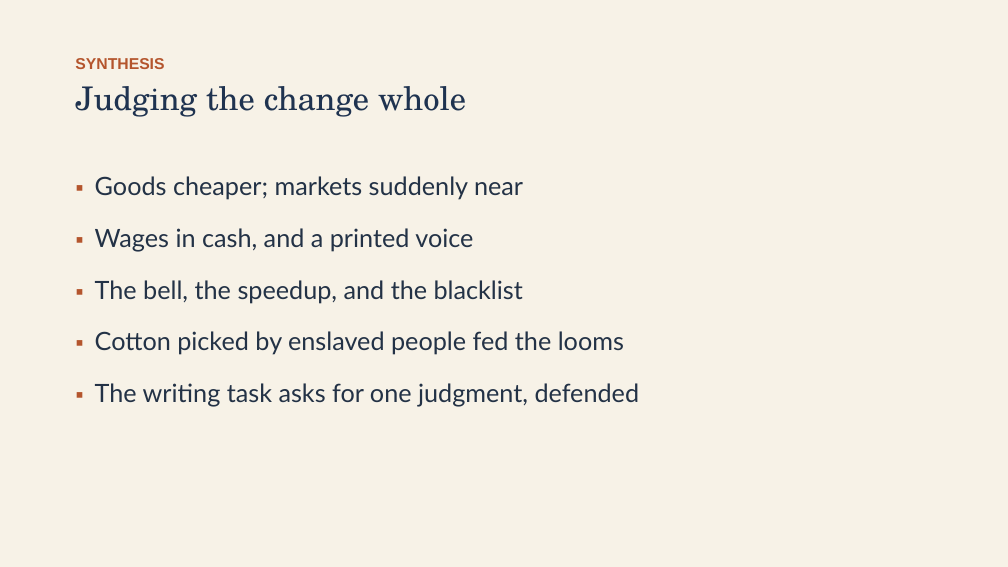
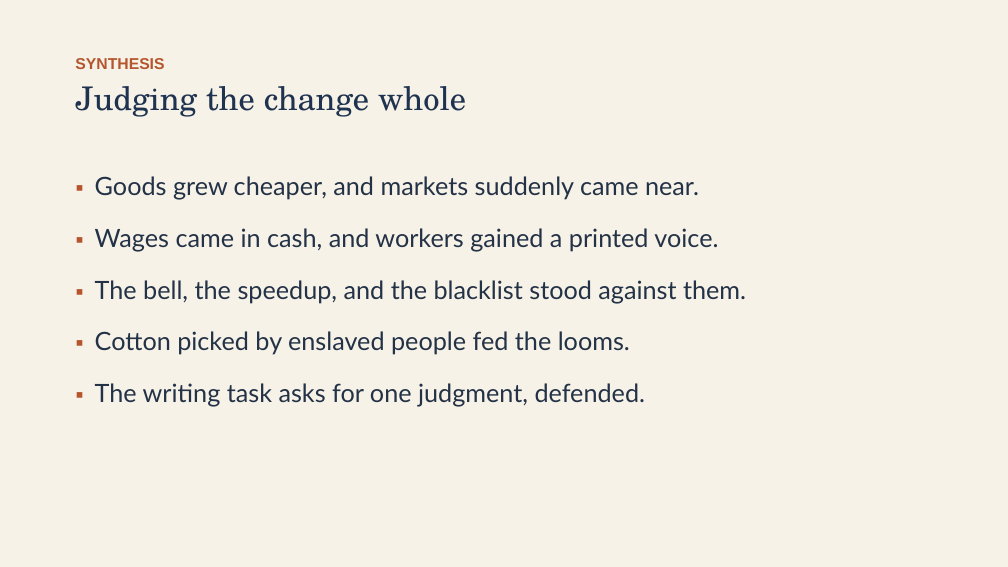
Before and after one commit to ab17gthb/humanities-curriculum-group, a slide deck: slide 27 of jackson-reform/lesson-05/lesson-05-slides.pptx. Drawn at 1008x567 pixels with LibreOffice and Linux fonts; fonts in the diff are those of the drawing. Boxes give left, top, right and bottom in pixels: in the first picture for what was removed or moved away, otherwise in the second. Text is boxed around its words. In the diff, an @@ line names an element or a change of style, - is before the commit and + after.

Commit message:
Rollout: JR L5 reworked and live (Market Revolution)

```diff
--- a/jackson-reform/lesson-05/lesson-05-slides.pptx
+++ b/jackson-reform/lesson-05/lesson-05-slides.pptx
@@ text at <box>95,176,746,406</box>: text changed @@
-▪ Goods cheaper; markets suddenly near
-▪ Wages in cash, and a printed voice
-▪ The bell, the speedup, and the blacklist
-▪ Cotton picked by enslaved people fed the looms
-▪ The writing task asks for one judgment, defended
+▪ Goods grew cheaper, and markets suddenly came near.
+▪ Wages came in cash, and workers gained a printed voice.
+▪ The bell, the speedup, and the blacklist stood against them.
+▪ Cotton picked by enslaved people fed the looms.
+▪ The writing task asks for one judgment, defended.
```
Also in this commit, not shown: 10 other slides changed, 6 other files.
